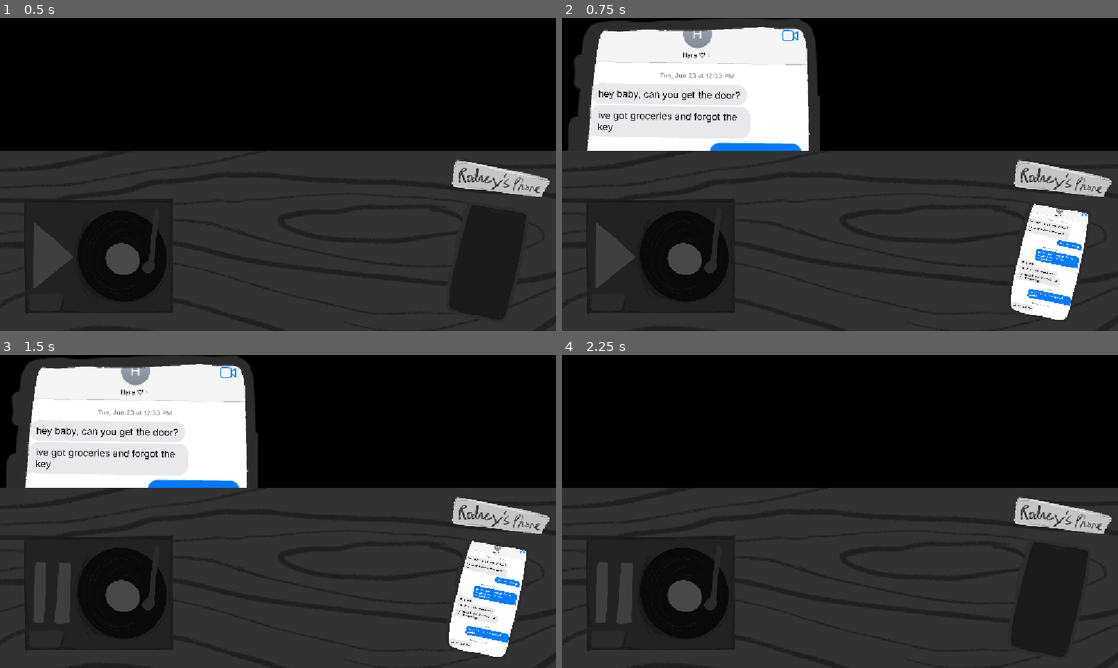
Above: before the commit, frames 1-4 (two rows, left to right).
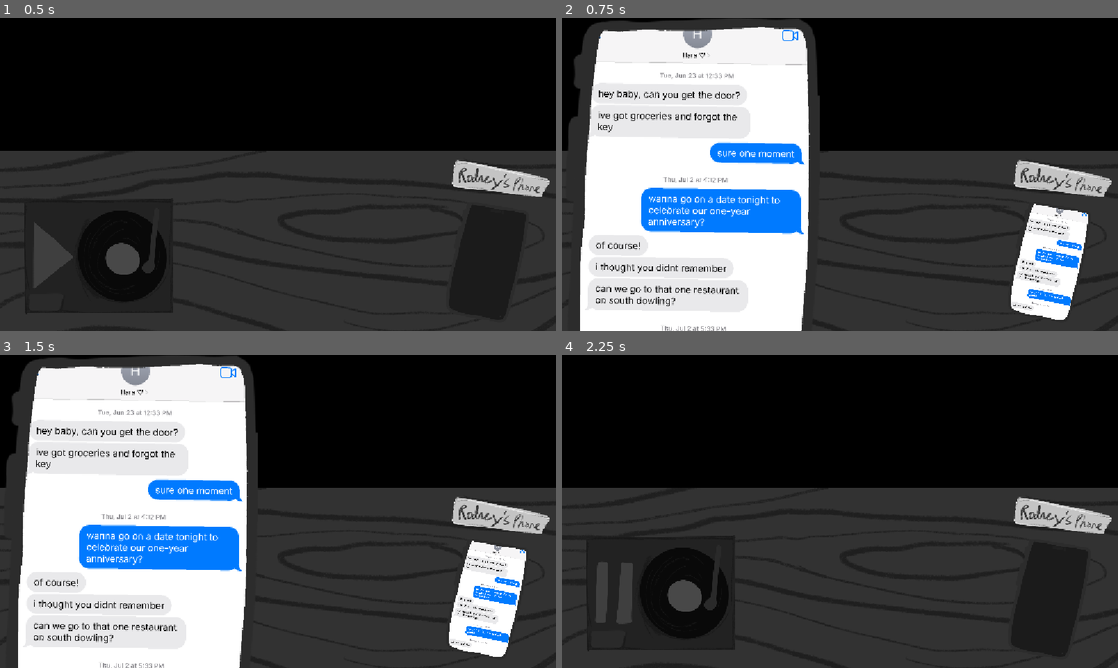
Above: after the commit, the same moments.

Repository: Logabe/crux
Game: Godot game, scene res://scenes/scene_2.tscn
The game is run twice, just before and just after one commit, with the same random seed, the same clock (stepped at 60 frames per second) and the same inputs. This scene is started directly instead of the project's main scene.
Inputs (mouse positions are in pixels of both pictures, inside the frame that each line leads up to):
- Up to frame 1 (0.5 s): no input
- Up to frame 2 (0.75 s): click (1045, 262) at 0.5 s
- Up to frame 3 (1.5 s): click (100, 592) at 1.25 s
- Up to frame 4 (2.25 s): click (1045, 599) at 2 s

Frame 1 is identical in both runs. In frame 2, 23% of the frame differs, in the area x 3-45%, y 42-100%; in frame 3, 23%; in frame 4, nothing differs.

Commit message:
fix popup appearing behind main content

Diff:
--- a/scenes/scene_2.tscn
+++ b/scenes/scene_2.tscn
@@ -22,17 +22,16 @@
 grow_horizontal = 2
 grow_vertical = 2
 
-[node name="CanvasLayer" type="CanvasLayer" parent="." unique_id=36255271]
-
-[node name="WoodBackground" type="Sprite2D" parent="CanvasLayer" unique_id=669469682]
+[node name="WoodBackground" type="Sprite2D" parent="." unique_id=669469682]
 position = Vector2(574.33325, 725.74994)
 scale = Vector2(0.7520833, 0.7520833)
 texture = ExtResource("1_xe0r6")
 
-[node name="Phone" type="TextureButton" parent="CanvasLayer" unique_id=1807849024]
+[node name="Phone" type="TextureButton" parent="." unique_id=1807849024]
 z_index = 3
 z_as_relative = false
 y_sort_enabled = true
+layout_mode = 0
 offset_left = 957.0
 offset_top = 374.0
 offset_right = 1103.763
@@ -47,13 +46,14 @@
 object_id = null
 zoom_texture = ExtResource("3_mejfh")
 
-[node name="TapeLabelRodney" type="Sprite2D" parent="CanvasLayer" unique_id=1493112667]
+[node name="TapeLabelRodney" type="Sprite2D" parent="." unique_id=1493112667]
 position = Vector2(1037, 340)
 rotation = 0.25976533
 scale = Vector2(0.41257274, 0.41257274)
 texture = ExtResource("5_yun4j")
 
-[node name="CrowdVoice" type="TextureButton" parent="CanvasLayer" unique_id=1887403160]
+[node name="CrowdVoice" type="TextureButton" parent="." unique_id=1887403160]
+layout_mode = 0
 offset_left = 49.0
 offset_top = 372.0
 offset_right = 359.75766
@@ -66,13 +66,13 @@
 stretch_mode = 0
 script = ExtResource("8_ul8a6")
 
-[node name="PauseMenu" parent="CanvasLayer" unique_id=250443325 instance=ExtResource("11_a3h35")]
+[node name="PauseMenu" parent="." unique_id=250443325 instance=ExtResource("11_a3h35")]
 z_index = 10
+layout_mode = 1
 
 [node name="BoomSfx" type="AudioStreamPlayer" parent="." unique_id=1816690310]
 stream = ExtResource("9_41217")
 
 [node name="Notebook" parent="." unique_id=1546100107 instance=ExtResource("10_nb8vq")]
-visible = true
 
-[connection signal="pressed" from="CanvasLayer/CrowdVoice" to="CanvasLayer/CrowdVoice" method="_on_pressed"]
+[connection signal="pressed" from="CrowdVoice" to="CrowdVoice" method="_on_pressed"]
